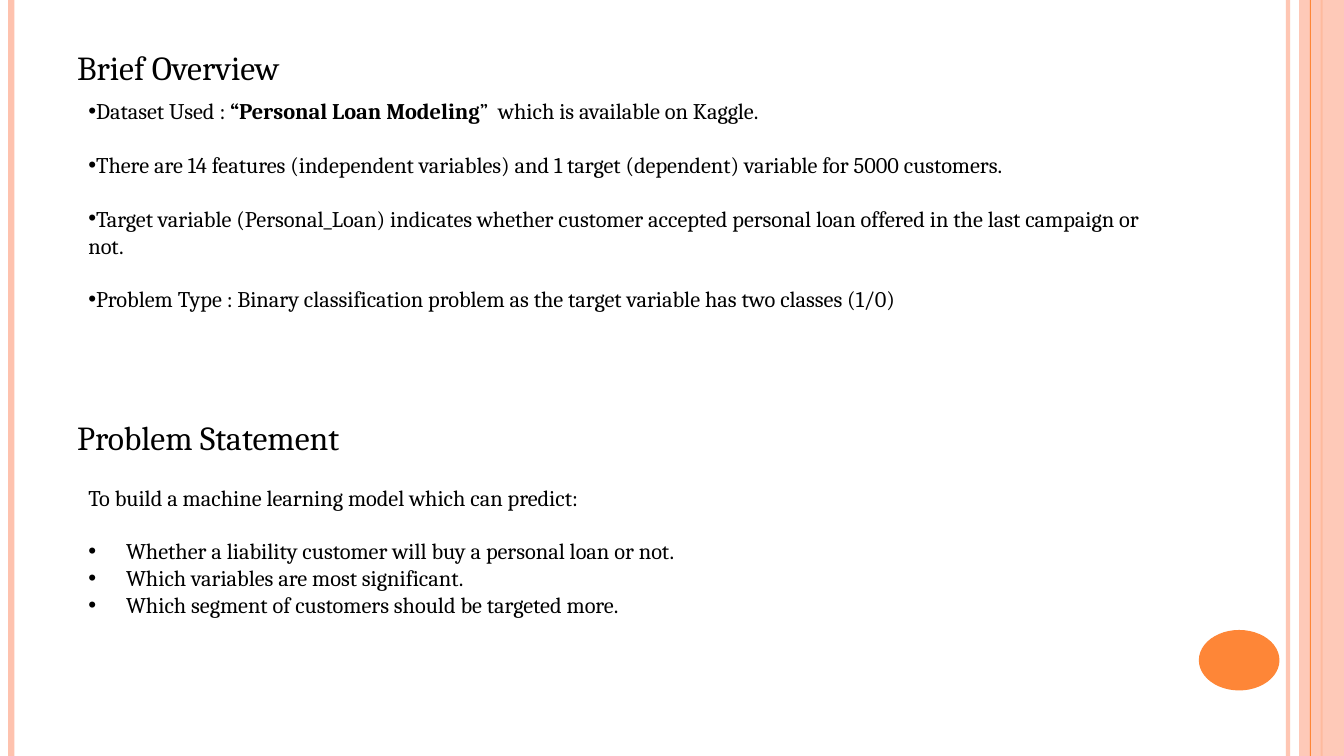
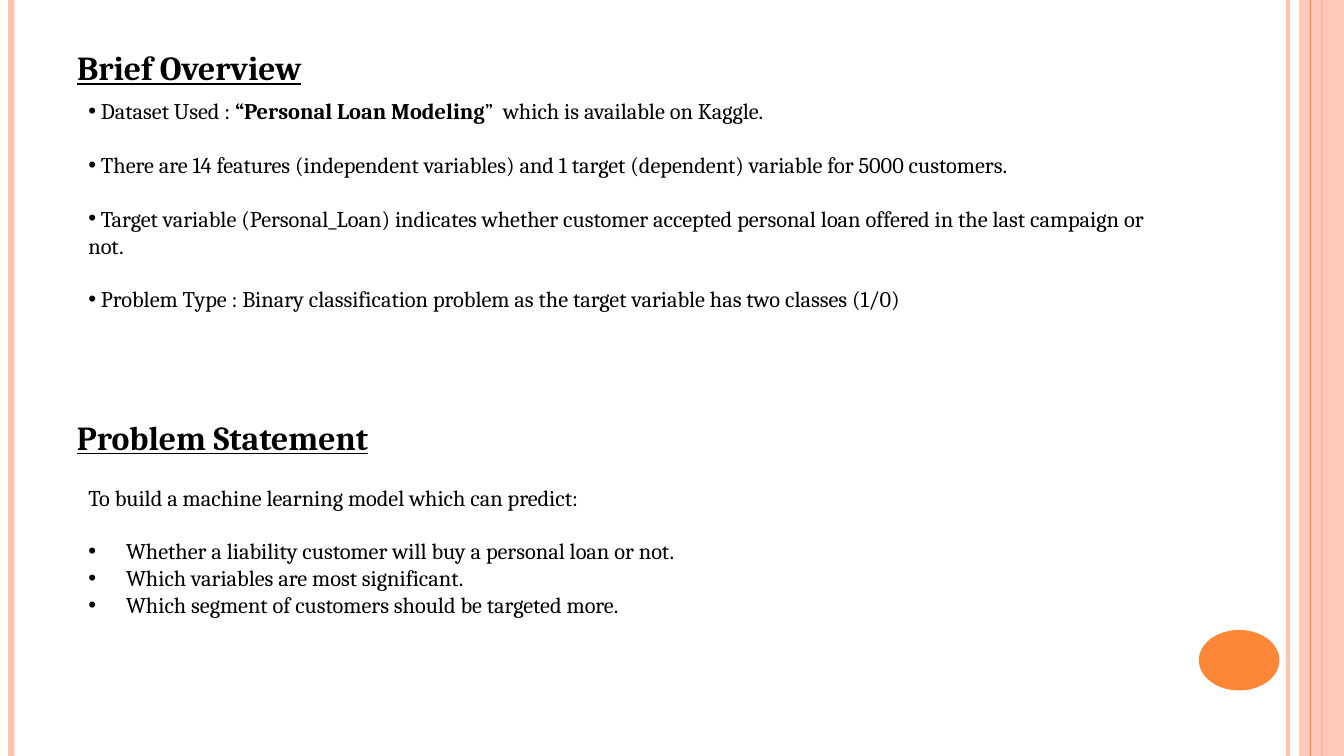
Before and after one commit to sachniv1023/final_project, a slide deck: slide 2 of Personal loan Campaign.pptx. Drawn at 1344x756 pixels with LibreOffice and Linux fonts; fonts in the diff are those of the drawing. Boxes give left, top, right and bottom in pixels: in the first picture for what was removed or moved away, otherwise in the second. Text is boxed around its words. In the diff, an @@ line names an element or a change of style, - is before the commit and + after.

```diff
--- a/Personal loan Campaign.pptx
+++ b/Personal loan Campaign.pptx
@@ text "Brief Overview" at (77, 56, 302, 85): bold on, underline on @@
@@ text "Dataset Used : “Personal Loan ..." rewrapped from (88, 103, 1139, 312) to (88, 103, 1144, 312) @@
@@ text "Problem Statement" at (77, 426, 369, 454): bold on, underline on @@
```
Also in this commit, not shown: 10 other slides changed, 1 slide removed.
